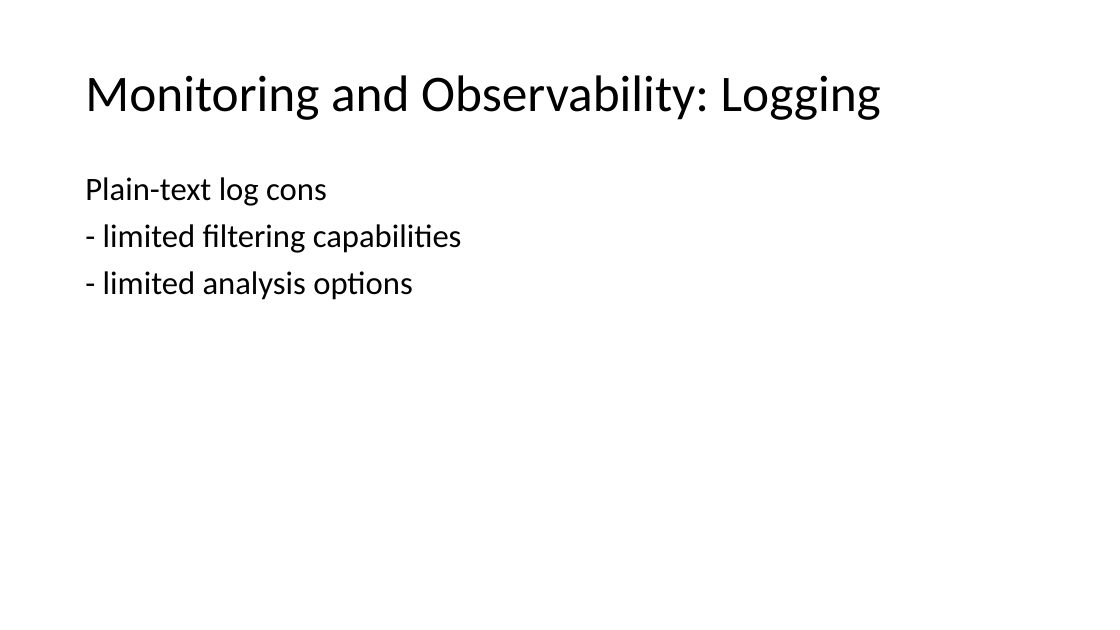
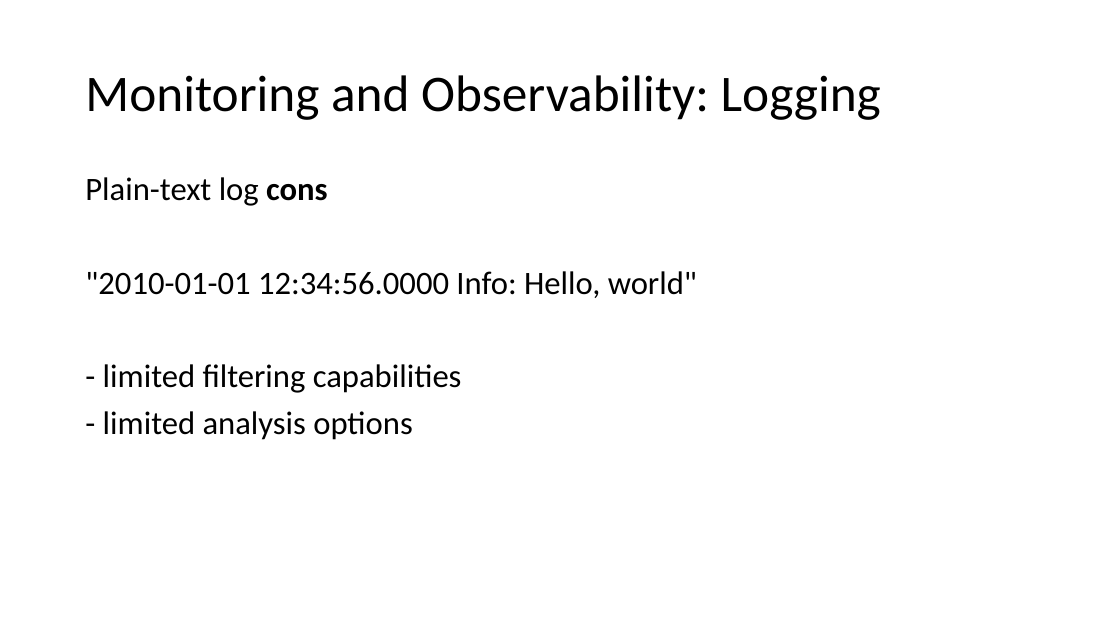
Before and after one commit to v1r7u/cloud_computing_old, a slide deck: slide 34 of presentations/05_Monitoring_Pricing.pptx. Drawn at 1120x630 pixels with LibreOffice and Linux fonts; fonts in the diff are those of the drawing. Boxes give left, top, right and bottom in pixels: in the first picture for what was removed or moved away, otherwise in the second. Text is boxed around its words. In the diff, an @@ line names an element or a change of style, - is before the commit and + after.

```diff
--- a/presentations/05_Monitoring_Pricing.pptx
+++ b/presentations/05_Monitoring_Pricing.pptx
@@ text at (85,177,328,206): bold on in "cons" @@
@@ text at (85,271,697,298): paragraph added @@
+"2010-01-01 12:34:56.0000 Info: Hello, world"
```
Also in this commit, not shown: 10 other slides changed, 3 other files.
